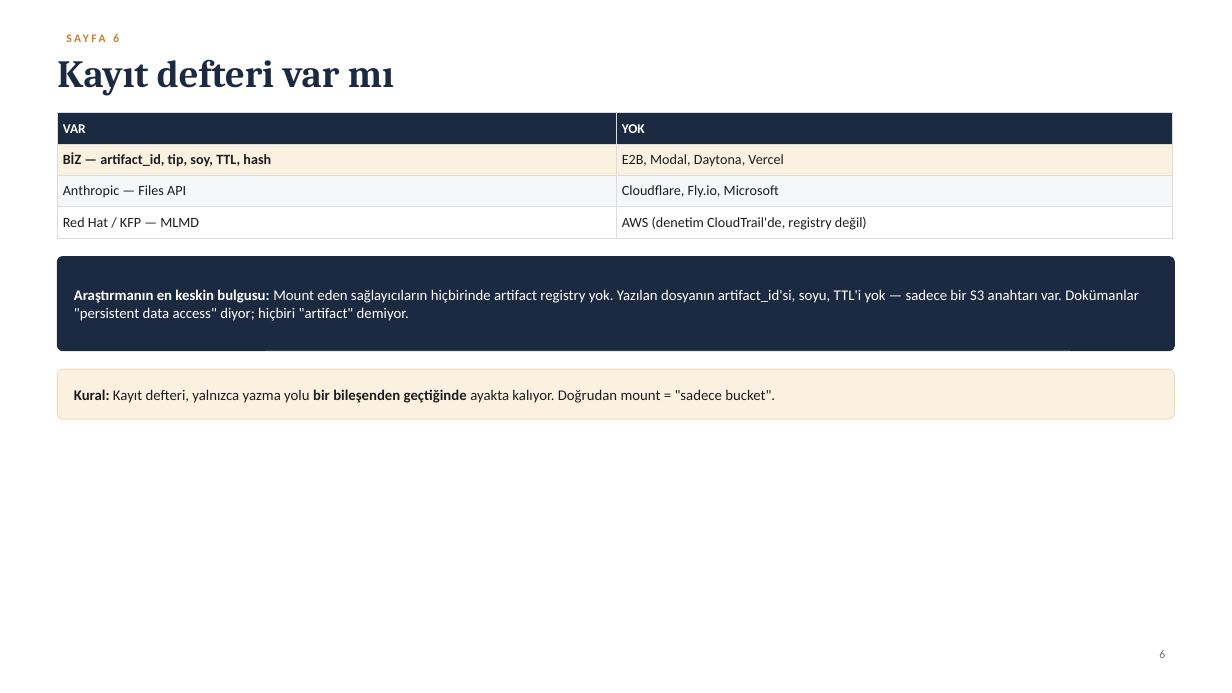
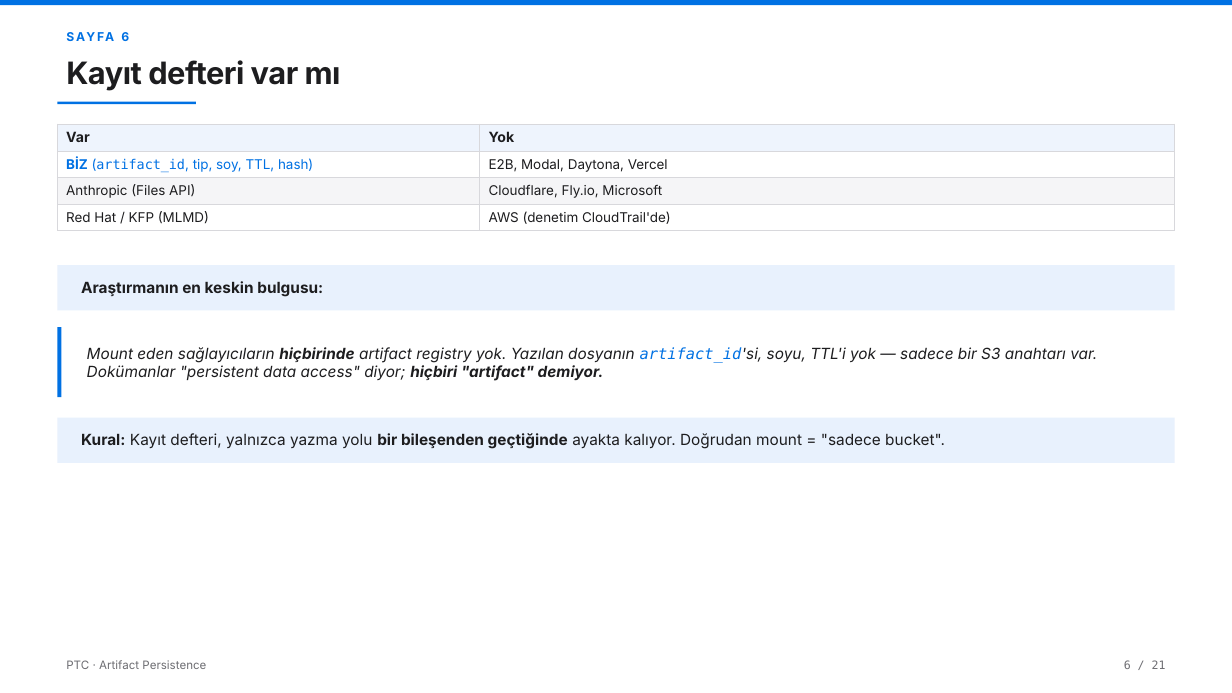
Before and after one commit to AltanReisoglu/Data-Science-Reports, a slide deck: slide 8 of ptc_art/PTC_Sunum_Karsilastirma.pptx (slide 7 before the commit). Drawn at 1232x693 pixels with LibreOffice and Linux fonts; fonts in the diff are those of the drawing. Boxes give left, top, right and bottom in pixels: in the first picture for what was removed or moved away, otherwise in the second. Text is boxed around its words. In the diff, an @@ line names an element or a change of style, - is before the commit and + after.

```diff
--- a/ptc_art/PTC_Sunum_Karsilastirma.pptx
+++ b/ptc_art/PTC_Sunum_Karsilastirma.pptx
@@ rectangle added at (x1=0, y1=0, x2=1232, y2=6), fill #0071E3 @@
@@ text "SAYFA 6" at (x1=121, y1=32, x2=129, y2=41): size 9 to 9.5 pt, font Calibri to Inter, text colour #C87F26 to #0071E3, letter spacing 2 to 1.6 pt @@
@@ text "Kayıt defteri var mı" at (x1=66, y1=60, x2=341, y2=91): size 30 to 24 pt, font Cambria to Inter, text colour #1B2A41 to #1D1D1F, letter spacing 0 to -0.4 pt @@
@@ rectangle added at (x1=57, y1=102, x2=196, y2=104), fill #0071E3 @@
@@ table at (x1=57, y1=124, x2=1175, y2=228) @@
-row 1, column 1: VAR
+row 1, column 1: Var
-row 1, column 2: YOK
+row 1, column 2: Yok
-row 2, column 1: BİZ — artifact_id, tip, soy, TTL, hash
+row 2, column 1: BİZ (artifact_id, tip, soy, TTL, hash)
-row 3, column 1: Anthropic — Files API
+row 3, column 1: Anthropic (Files API)
-row 4, column 1: Red Hat / KFP — MLMD
+row 4, column 1: Red Hat / KFP (MLMD)
-row 4, column 2: AWS (denetim CloudTrail'de, registry değil)
+row 4, column 2: AWS (denetim CloudTrail'de)
@@ fill #1B2A41 to #EEF4FD in row 1 @@
@@ fill #FBF1E0 to #FFFFFF in row 2 @@
@@ fill #F6F7F9 to #F5F5F7 in row 3 @@
@@ size 11 to 10.5 pt, font Calibri to Inter in "E2B, Modal, Daytona, Vercel", "Cloudflare, Fly.io, Microsoft" @@
@@ borders changed @@
@@ table resized from (x1=57, y1=113, x2=1173, y2=234) to (x1=57, y1=124, x2=1175, y2=228) @@
@@ rounded rectangle removed at (x1=57, y1=257, x2=1175, y2=351) @@
@@ rectangle added at (x1=57, y1=265, x2=1175, y2=311), fill #E8F1FD @@
@@ text added at (x1=81, y1=281, x2=323, y2=297), 12 pt, text #1D1D1F, bold @@
+Araştırmanın en keskin bulgusu:
@@ rectangle added at (x1=57, y1=327, x2=61, y2=397), fill #0071E3 @@
@@ text at (x1=87, y1=347, x2=1097, y2=381): text changed; size 11.5 to 12 pt; font Calibri to Inter; text colour #FFFFFF to #1D1D1F; italic on @@
-Araştırmanın en keskin bulgusu: Mount eden sağlayıcıların hiçbirinde artifact registry yok. Yazılan dosyanın artifact_id'si, soyu, TTL'i yok — sadece bir S3 anahtarı var. Dokümanlar "persistent data access" diyor; hiçbiri "artifact" demiyor.
+Mount eden sağlayıcıların hiçbirinde artifact registry yok. Yazılan dosyanın artifact_id'si, soyu, TTL'i yok — sadece bir S3 anahtarı var. Dokümanlar "persistent data access" diyor; hiçbiri "artifact" demiyor.
@@ rounded rectangle removed at (x1=57, y1=370, x2=1175, y2=420) @@
@@ rectangle added at (x1=57, y1=418, x2=1175, y2=463), fill #E8F1FD @@
@@ text "Kural: Kayıt defteri, yalnızca yazma ..." moved from (x1=74, y1=389, x2=775, y2=403) to (x1=81, y1=433, x2=945, y2=449) @@
@@ text "Kural: Kayıt defteri, yalnızca yazma ..." at (x1=81, y1=433, x2=945, y2=449): size 11.5 to 12 pt, font Calibri to Inter @@
@@ text added at (x1=66, y1=660, x2=206, y2=669), 9 pt, text #6E6E73 @@
+PTC · Artifact Persistence
@@ text at (x1=1124, y1=660, x2=1166, y2=669): text changed; font Calibri to DejaVu Sans Mono @@
-6
+6 / 21
```
Also in this commit, not shown: 15 other slides changed, 12 slides added, 1 slide removed, 2 other files.
